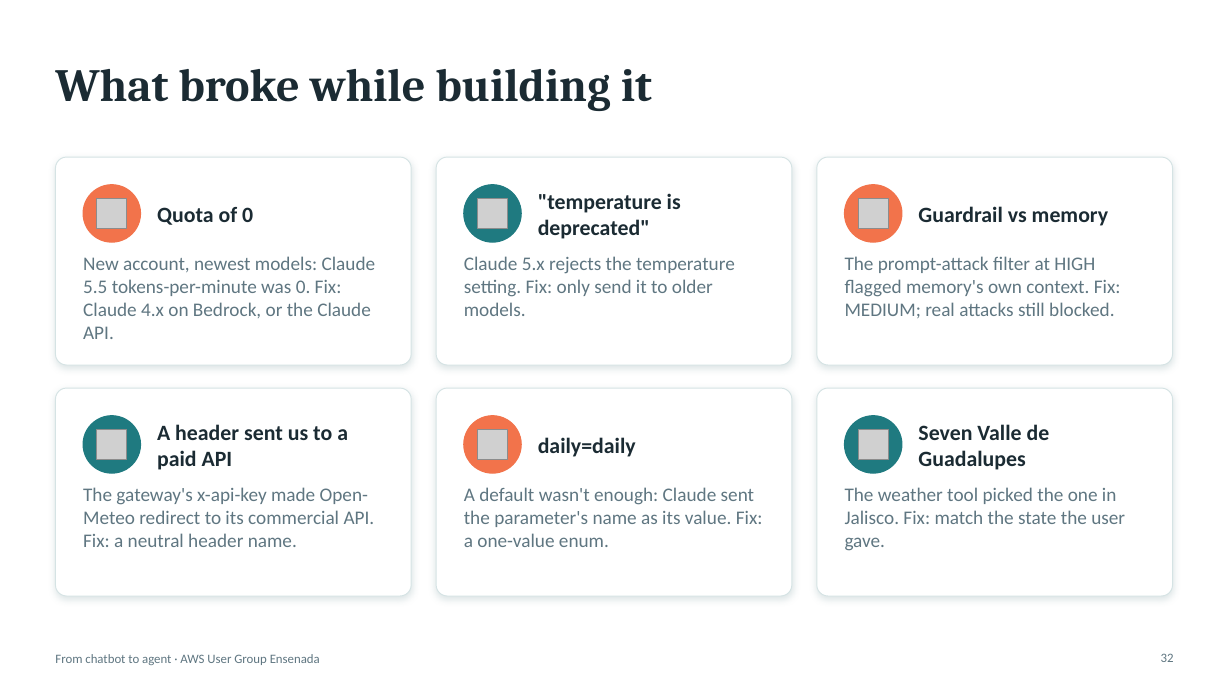
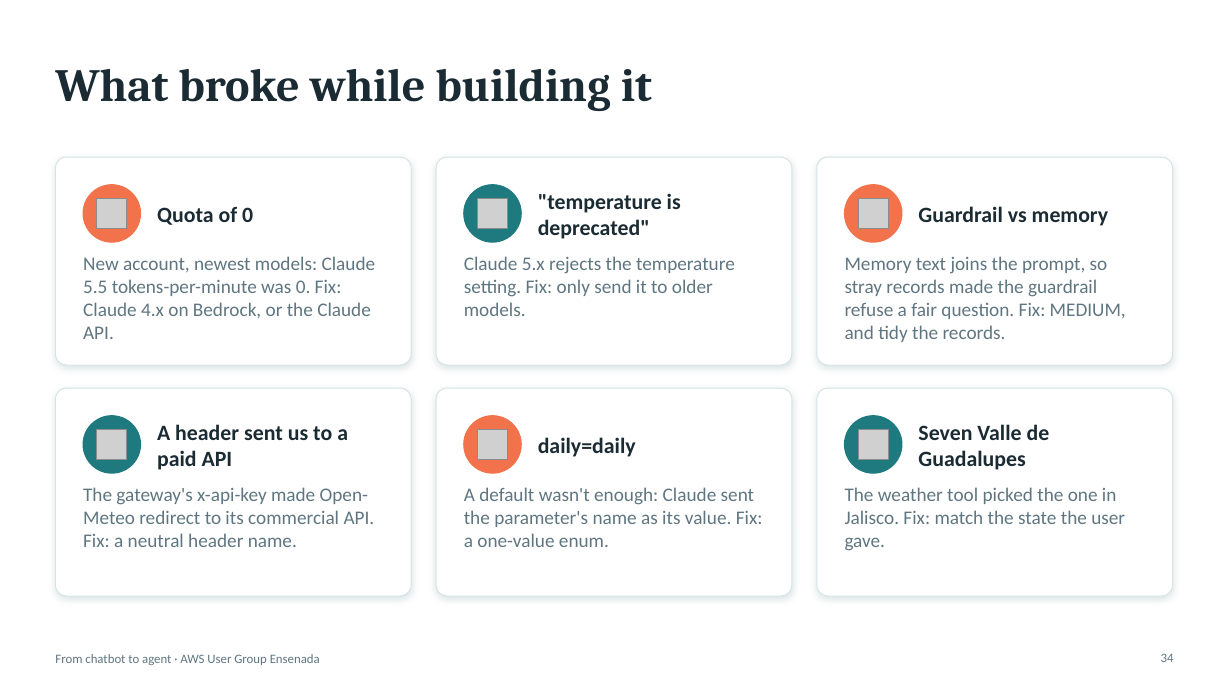
Before and after one commit to aws-ug-ensenada/claude-on-aws-ensenada, a slide deck: slide 34 of docs/slides/claude-on-aws-ensenada.pptx (slide 32 before the commit). Drawn at 1232x693 pixels with LibreOffice and Linux fonts; fonts in the diff are those of the drawing; grey boxes stand for pictures. Boxes give left, top, right and bottom in pixels: in the first picture for what was removed or moved away, otherwise in the second. Text is boxed around its words. In the diff, an @@ line names an element or a change of style, - is before the commit and + after.

```diff
--- a/docs/slides/claude-on-aws-ensenada.pptx
+++ b/docs/slides/claude-on-aws-ensenada.pptx
@@ text at box(845, 256, 1126, 342): text changed @@
-The prompt-attack filter at HIGH flagged memory's own context. Fix: MEDIUM; real attacks still blocked.
+Memory text joins the prompt, so stray records made the guardrail refuse a fair question. Fix: MEDIUM, and tidy the records.
@@ page number at box(1161, 654, 1174, 662): text changed @@
-32
+34
```
Also in this commit, not shown: 1 other slide changed, 2 slides added, 12 other files.
